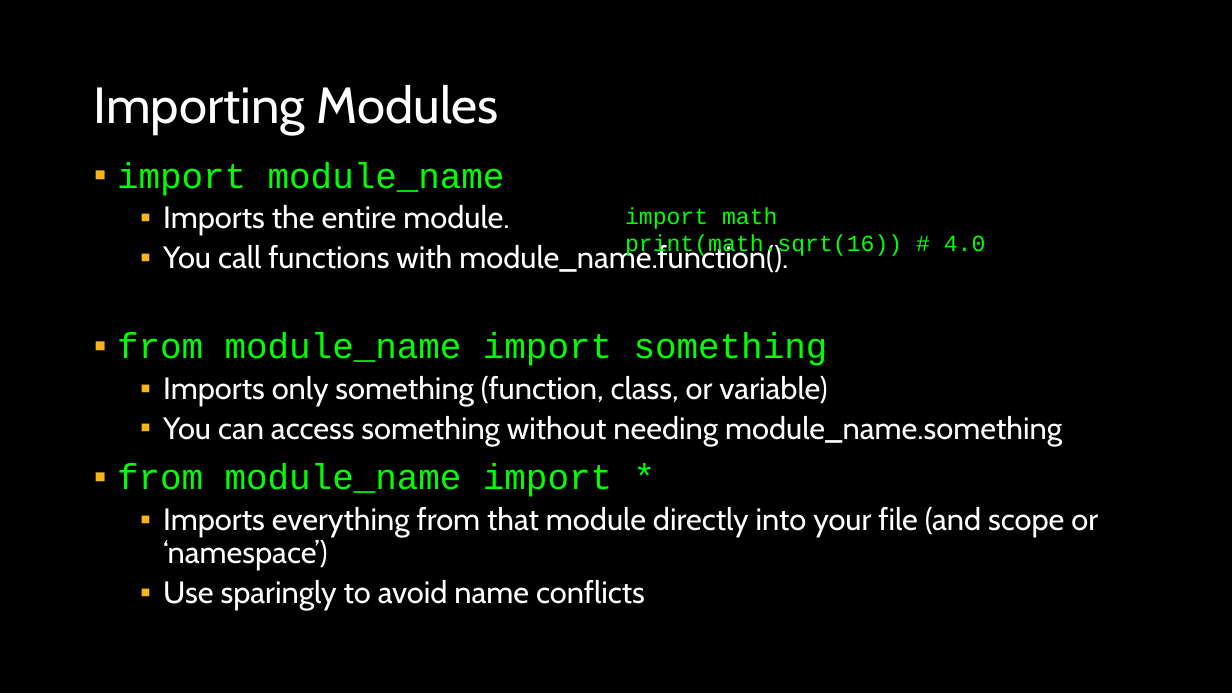
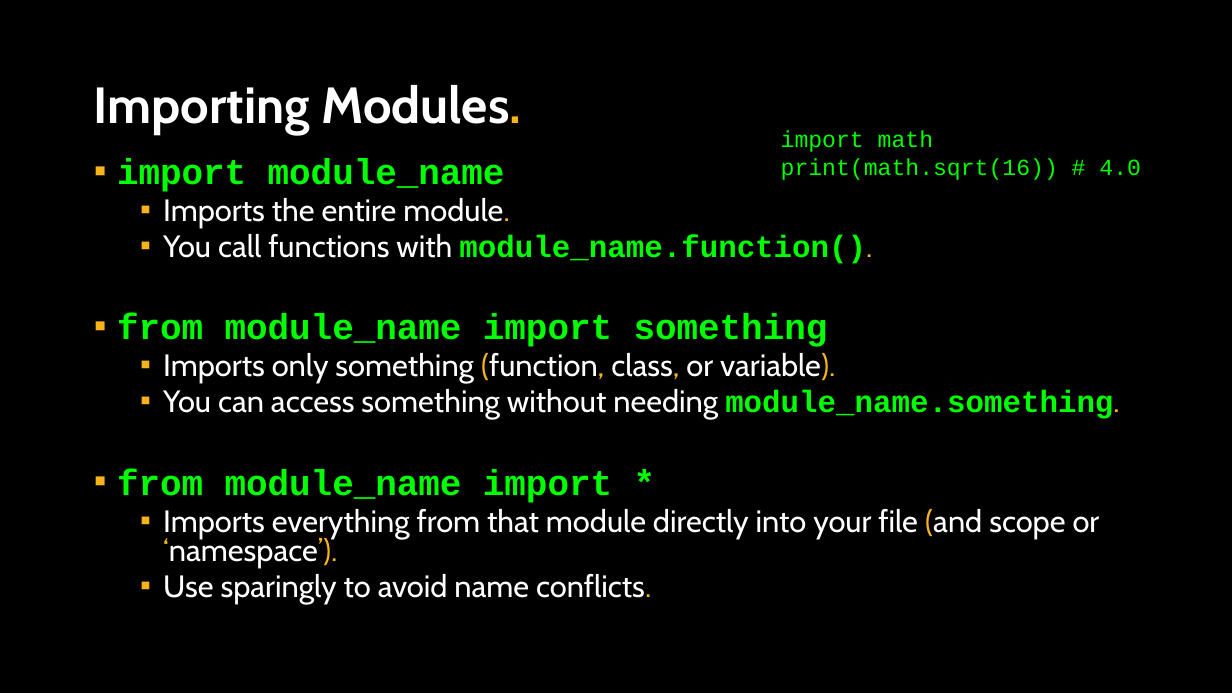
Before and after one commit to APS106/APS106-winter-2026-goodfellow-sutton, a slide deck: slide 23 of lectures/week11/lecture2/slides/week11_lecture2.pptx (slide 26 before the commit). Drawn at 1232x693 pixels with LibreOffice and Linux fonts; fonts in the diff are those of the drawing; background and template pictures are left out. Boxes give left, top, right and bottom in pixels: in the first picture for what was removed or moved away, otherwise in the second. Text is boxed around its words. In the diff, an @@ line names an element or a change of style, - is before the commit and + after.

```diff
--- a/lectures/week11/lecture2/slides/week11_lecture2.pptx
+++ b/lectures/week11/lecture2/slides/week11_lecture2.pptx
@@ title at [94, 85, 521, 134]: text changed; bold on @@
-Importing Modules
+Importing Modules.
@@ text "import math": place and size @@
-text "import math" at [625, 207, 986, 259]
+text "import math" at [781, 130, 1141, 180]
@@ text at [117, 159, 872, 503]: bold on in "import module_name", "module_name.function().", "from module_name import something", "from module_name import *"; text colour #FFFFFF to #F7B41A in "module.", "module_name.function()."; font Cabin to Courier New, text colour #FFFFFF to #00FF00 in "module_name.function()."; line spacing 0.9 to 0.8 @@
@@ text at [163, 353, 1119, 419]: text changed @@
-  ▪ Imports only something (function, class, or variable)
-  ▪ You can access something without needing module_name.something
+  ▪ Imports only something (function, class, or variable).
+  ▪ You can access something without needing module_name.something.
@@ text at [163, 509, 1100, 604]: text changed @@
-  ▪ Imports everything from that module directly into your file (and scope or ‘namespace’)
-  ▪ Use sparingly to avoid name conflicts
+  ▪ Imports everything from that module directly into your file (and scope or ‘namespace’).
+  ▪ Use sparingly to avoid name conflicts.
```
Also in this commit, not shown: 23 other slides changed, 2 slides added, 5 slides removed, 17 other files.
